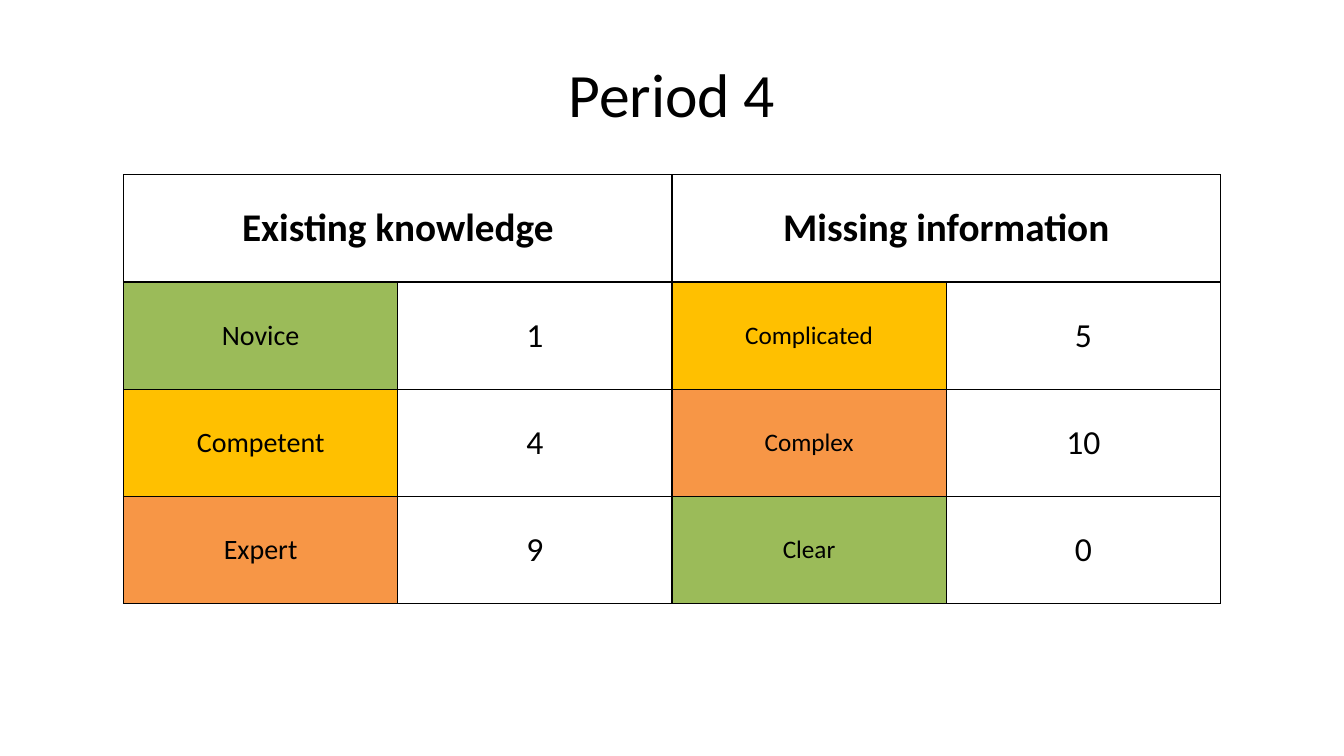
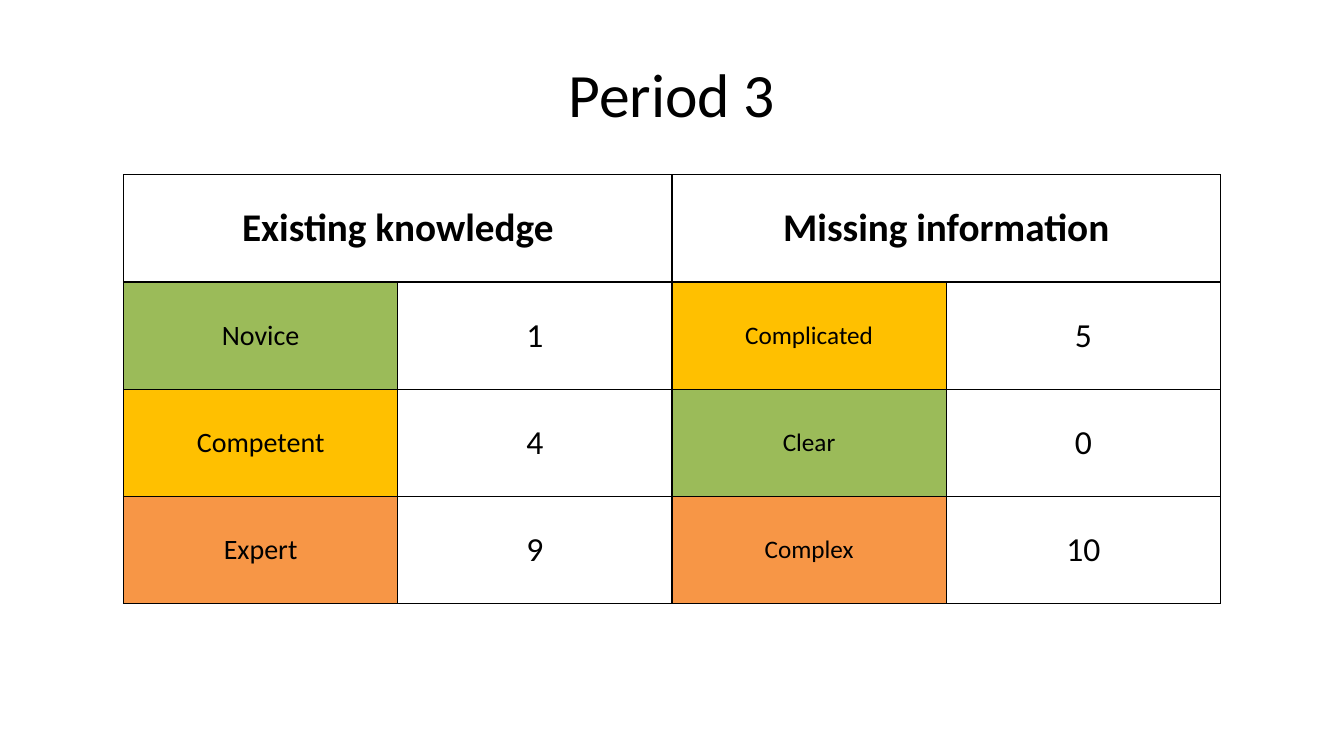
Before and after one commit to kedehub/knowledge_discovery_game, a slide deck: slide 17 of Knowledge Discovery Game.pptx (slide 18 before the commit). Drawn at 1344x756 pixels with LibreOffice and Linux fonts; fonts in the diff are those of the drawing; background and template pictures are left out. Boxes give left, top, right and bottom in pixels: in the first picture for what was removed or moved away, otherwise in the second. Text is boxed around its words. In the diff, an @@ line names an element or a change of style, - is before the commit and + after.

```diff
--- a/Knowledge Discovery Game.pptx
+++ b/Knowledge Discovery Game.pptx
@@ title at [568, 74, 775, 118]: text changed @@
-Period 4
+Period 3
@@ table at [124, 174, 1221, 603] @@
-row 3, column 3: Complex
+row 3, column 3: Clear
-row 3, column 4: 10
+row 3, column 4: 0
-row 4, column 3: Clear
+row 4, column 3: Complex
-row 4, column 4: 0
+row 4, column 4: 10
@@ fill #F79646 to #9BBB59 in row 3, column 3 @@
@@ fill #9BBB59 to #F79646 in row 4, column 3 @@
```
Also in this commit, not shown: 1 slide removed, 1 other file.
